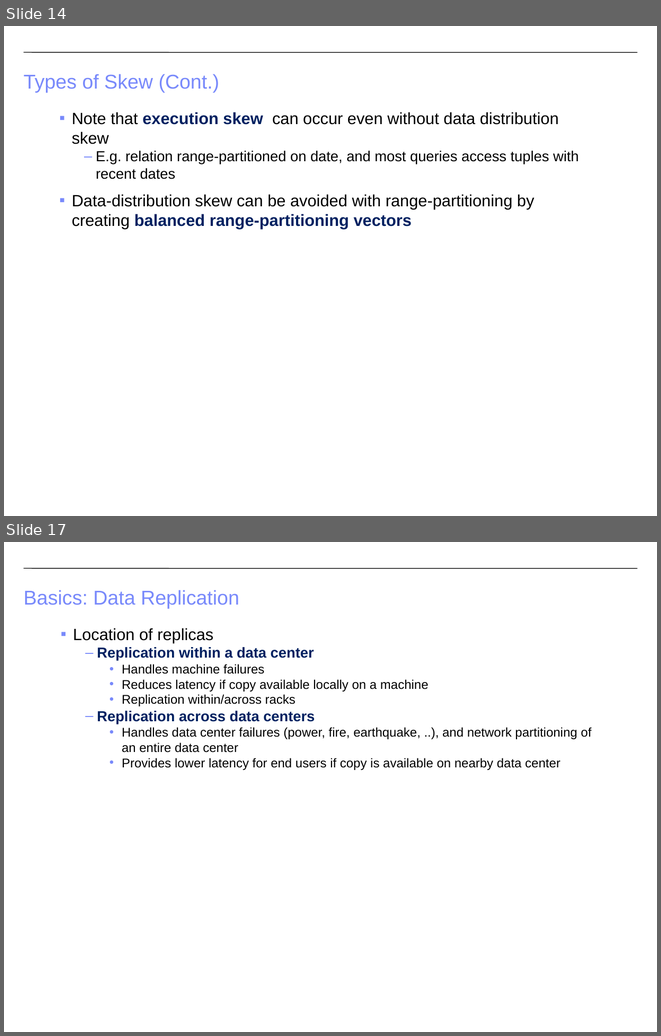
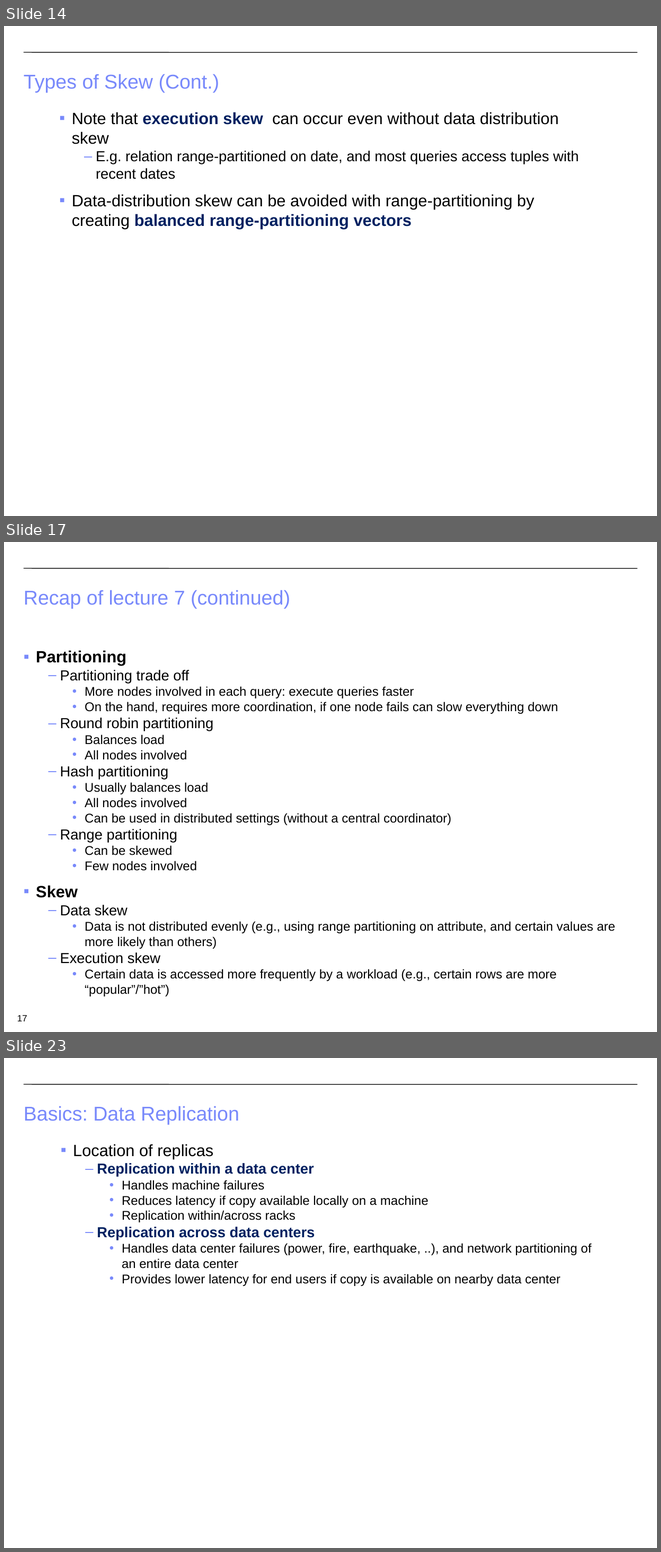
Before and after one commit to CS-W4121/cs-w4121.github.io, a slide deck: slides/Topic 5 - Distributed File Systems and Databases.pptx. Shown one above the other, each under a label of ours: slides 14 and 17 before the commit, slides 14, 17 and 23 after it; the slides between them are not shown. The pictures are 661x1036 and 661x1552 pixels, drawn with LibreOffice and Linux fonts; fonts in the diff are those of the drawing. Boxes give left, top, right and bottom in pixels: in the first picture for what was removed or moved away, otherwise in the second. Text is boxed around its words. In the diff, an @@ line names an element or a change of style, - is before the commit and + after.

```diff
--- a/slides/Topic 5 - Distributed File Systems and Databases.pptx
+++ b/slides/Topic 5 - Distributed File Systems and Databases.pptx
@@ slide 17 added at (x1=4, y1=542, x2=657, y2=1032), background #FFFFFF; not listed: 1 template element that a slide beside it also shows @@
@@ title added at (x1=24, y1=590, x2=290, y2=609), 22 pt, text #7889FB @@
+Recap of lecture 7 (continued)
@@ text added at (x1=36, y1=650, x2=616, y2=996), 14 pt, text #000000 @@
+▪ Partitioning
+  – Partitioning trade off
+    • More nodes involved in each query: execute queries faster
+    • On the hand, requires more coordination, if one node fails can slow everything down
+  – Round robin partitioning
+    • Balances load
+    • All nodes involved
+  – Hash partitioning
+    • Usually balances load
+    • All nodes involved
+    • Can be used in distributed settings (without a central coordinator)
+  – Range partitioning
+    • Can be skewed
+    • Few nodes involved
+▪ Skew
+  – Data skew
+    • Data is not distributed evenly (e.g., using range partitioning on attribute, and certain values are more likely than others)
+  – Execution skew
+    • Certain data is accessed more frequently by a workload (e.g., certain rows are more “popular”/”hot”)
@@ page number added at (x1=17, y1=1015, x2=27, y2=1021), 10 pt, text #000000 @@
+17
@@ what was slide 17 is now slide 23 @@
```
Also in this commit, not shown: 12 slides changed, 5 other slides added, 3 other files.
